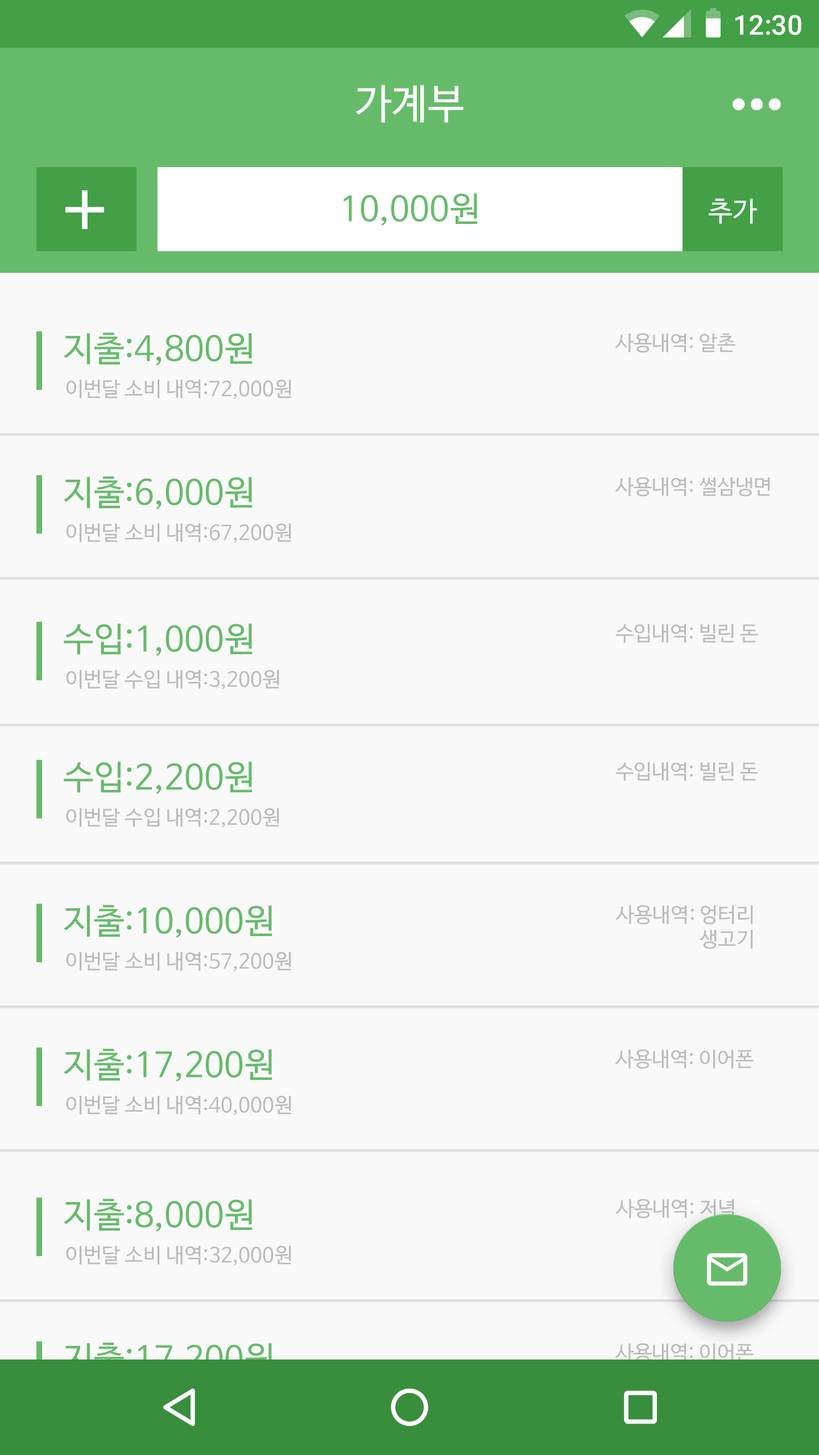
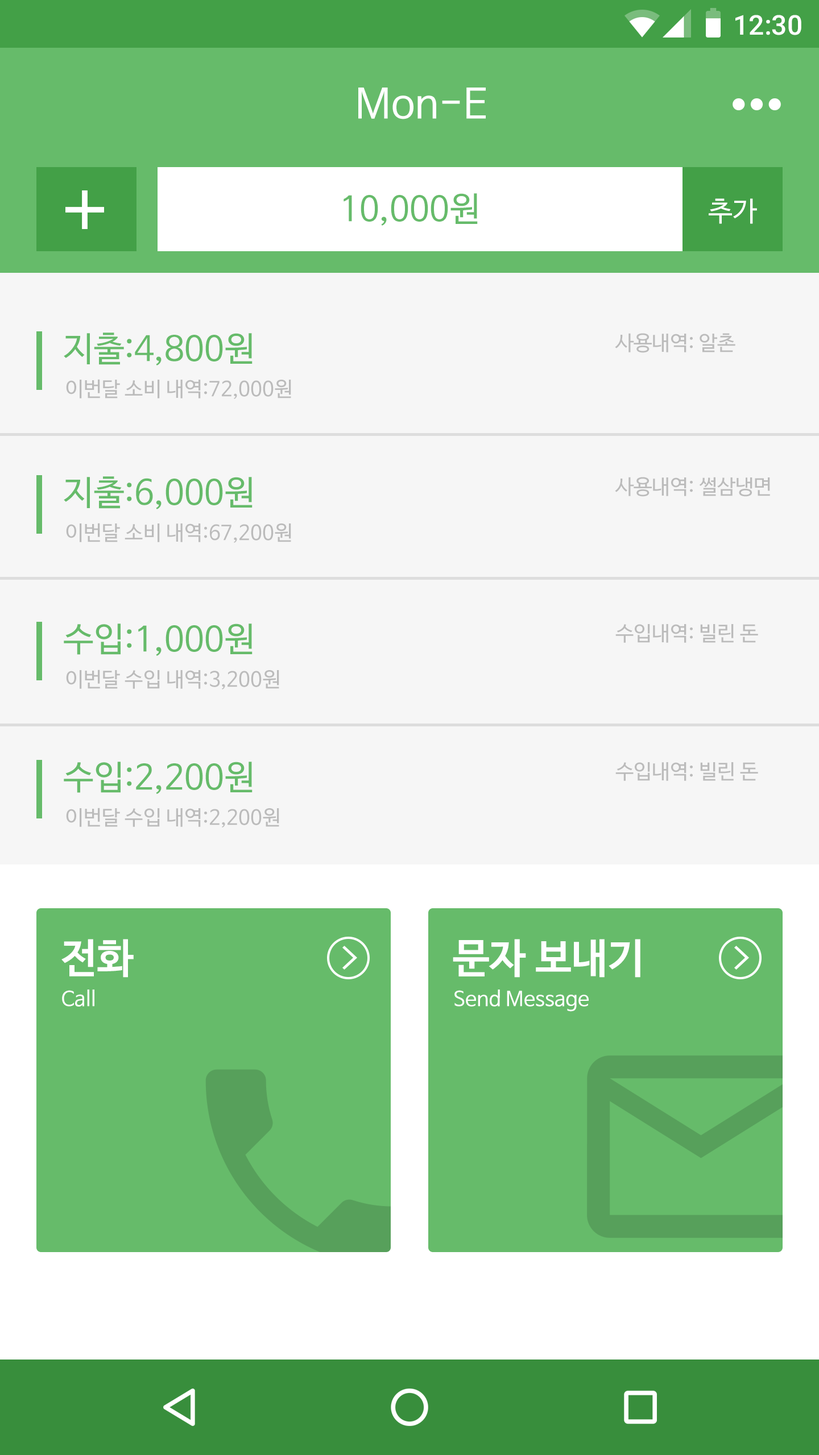
Comparing the layer stacks of the two 819 × 1455 images. Changes:
hid group "fab_pressed" (5 layers) over [673, 1214, 781, 1322]
removed group "마지막지출" (5 layers) over [0, 1341, 819, 1360]
added group "문자보내기 복사" with 5 layers above "문자보내기" over [36, 908, 404, 1268]
added layer "btn_select" (1st of 2, in "문자보내기 복사") in group "문자보내기 복사" over [326, 936, 370, 980]
added layer "Call" in group "문자보내기 복사" over [61, 989, 95, 1007]
added layer "전화" in group "문자보내기 복사" over [61, 939, 134, 978]
added layer "bg_call" in group "문자보내기 복사" over [205, 1069, 404, 1268]
added layer "모서리가 둥근 직사각형 1 복사" (1st of 2, in "문자보내기 복사") in group "문자보내기 복사" over [36, 908, 391, 1253]
added group "문자보내기" with 5 layers above "사각형 4" over [428, 908, 815, 1253]
added layer "btn_select" (2nd of 2, in "문자보내기") in group "문자보내기" over [718, 936, 762, 980]
added layer "Send Message" in group "문자보내기" over [454, 989, 589, 1012]
added layer "문자 보내기" in group "문자보내기" over [452, 939, 641, 978]
added layer "bg_message" in group "문자보내기" over [586, 1055, 815, 1239]
added layer "모서리가 둥근 직사각형 1 복사" (2nd of 2, in "문자보내기") in group "문자보내기" over [428, 908, 783, 1253]
renamed "사각형 2 복사" to "사각형 4", moved it out of group "마지막지출", painted on it over [0, 864, 819, 1360]
removed layer "사용내역: 이어폰" (1st of 2, in "마지막지출") from group "마지막지출" over [614, 1343, 754, 1360]
removed layer "지출:17,200원" (1st of 2, in "마지막지출") from group "마지막지출" over [63, 1342, 273, 1360]
renamed "가계부" to "Mon-E", painted on it over [355, 84, 486, 123]
removed layer "사각형 3 복사" (2nd of 5, in "수입 2번째") (was 10%) from group "수입 2번째" over [0, 861, 819, 865]
painted on "레이어 0" over [0, 84, 819, 1360]
